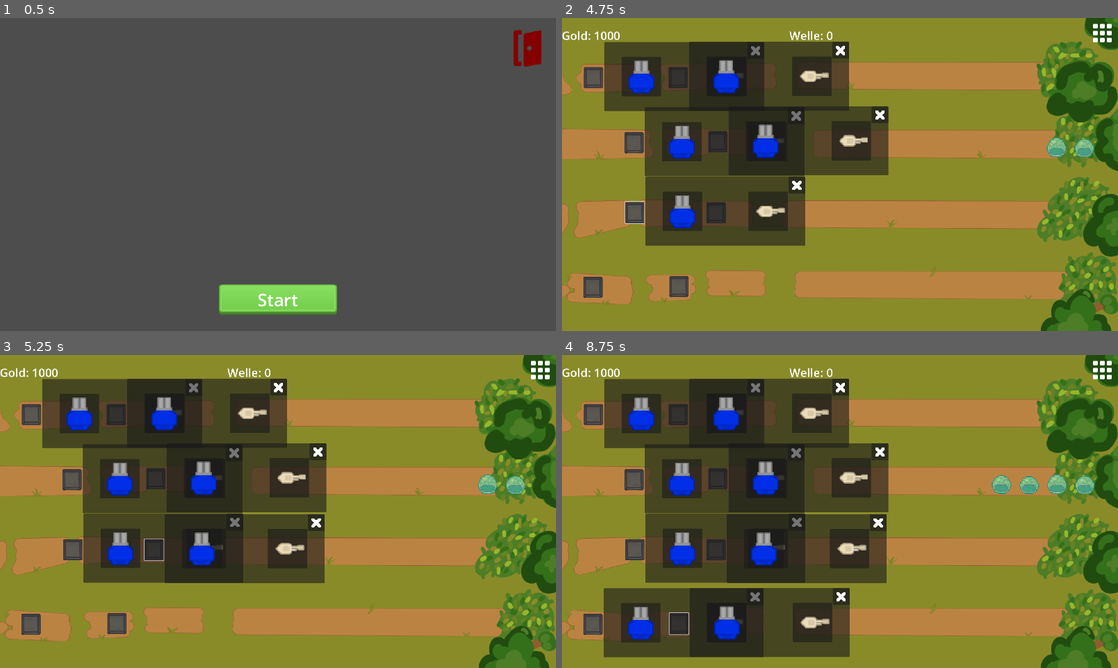
Above: before the commit, frames 1-4 (two rows, left to right).
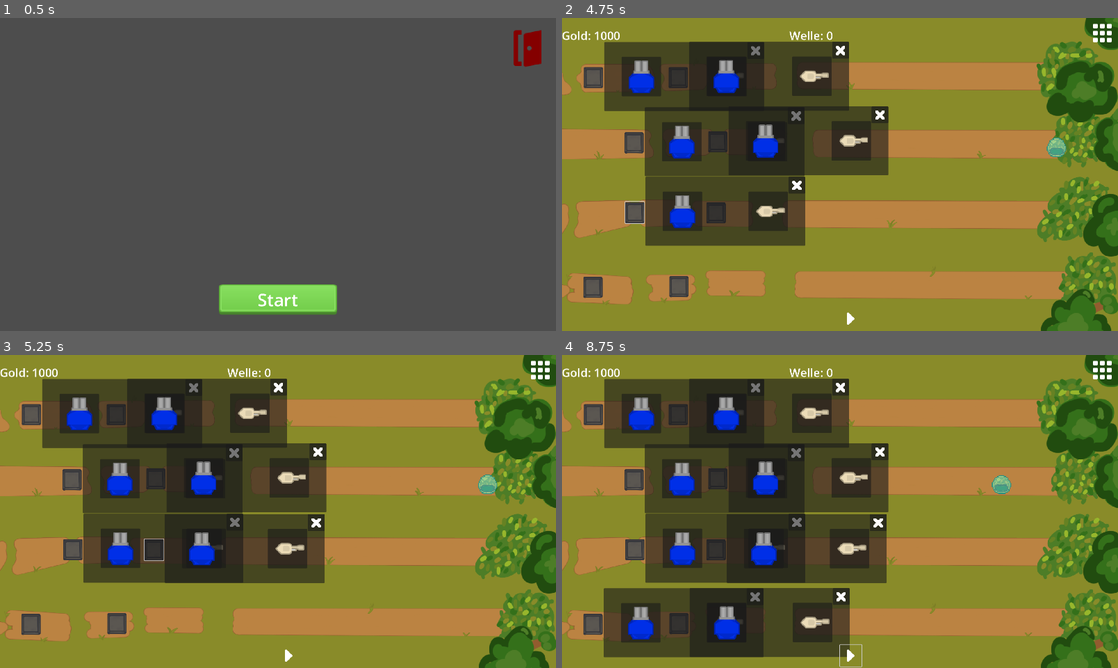
Above: after the commit, the same moments.

Repository: Silas-D/Startprojekt-SM5
Game: Godot game, scene res://Game/UI/mainmenu/main_menu.tscn
Same seed, same stepped clock (60 frames per second), same inputs: the game is played once before the commit and once after it.
Inputs (mouse positions are in pixels of both pictures, inside the frame that each line leads up to):
- Up to frame 1 (0.5 s): no input
- Up to frame 2 (4.75 s): click "Start" at 0.5 s; click (595, 77) at 1.25 s; click (678, 77) at 2 s; click (634, 143) at 2.75 s; click (717, 143) at 3.5 s; click (634, 212) at 4.25 s
- Up to frame 3 (5.25 s): click (155, 549) at 5 s
- Up to frame 4 (8.75 s): click (595, 624) at 5.75 s; click (678, 624) at 6.5 s; click (851, 655) at 7.27 s; click (851, 655) at 8.02 s

Frame 1 is identical in both runs. In frame 2, 0.2% of the frame differs, in the area x 51-96%, y 38-98%; in frame 3, 0.2%; in frame 4, 0.6%, in the area x 19-96%, y 38-100%.

Commit message:
Rundenstart Button hinzugefuegt

Diff:
--- a/Game/main.gd
+++ b/Game/main.gd
@@ -14,6 +14,7 @@
 var randomSecondPath = next2randomPath(randomStartPath)
 var randomThirdPath = next3randomPath(randomStartPath, randomSecondPath)
 var randomFourthPath = 10 - randomStartPath - randomSecondPath - randomThirdPath
+var waveDone = true
 
 func _ready():
 	map_node1 = get_node("Map/Path1")
@@ -29,6 +30,12 @@
 	if Input.is_action_just_pressed("Pause"):
 		pauseMenu();
 
+
+func _on_next_wave_pressed():
+	if waveDone:
+		waveDone = false
+		start_next_wave()
+
 ##
 ## Wave Functions
 ##
@@ -39,7 +46,8 @@
 	await get_tree().create_timer(2).timeout ##padding
 
 	spawn_enemies(wave_data)
-	start_next_wave()
+	current_wave += 1
+	#start_next_wave()
 
 func retrieve_wave_data():
 	# -> Array
@@ -70,7 +78,7 @@
 	else:
 		wave_data = [["slime_3", 1], ["slime_6", 1]]
 	# : Array
-	current_wave += 1
+	#current_wave += 1
 	enemies_in_wave = wave_data.size()
 	return wave_data
 
@@ -117,6 +125,9 @@
 				map_node4.add_child(checkSlime(i[0]))
 		await get_tree().create_timer(i[1]).timeout
 
+		await get_tree().create_timer(10).timeout
+		waveDone = true
+
 func checkSlime(slime):
 	var new_enemy
 	if slime == "slime_1":
@@ -146,6 +157,10 @@
 func _on_pause_button_pressed():
 	pauseMenu();
 
+func _on_area_2d_body_entered(body):
+	#Game Over Funktion
+	pass
+
 func next2randomPath(existingPath):
 	var secActivePath = rng.randi_range(1, 4)
 	while secActivePath == existingPath:
--- a/Game/main.tscn
+++ b/Game/main.tscn
@@ -15,7 +15,11 @@
 [ext_resource type="Script" path="res://Game/UI/Kaufmenu/Button6.gd" id="14_hsmw4"]
 [ext_resource type="Script" path="res://Game/UI/Kaufmenu/Button7.gd" id="15_3gsyx"]
 [ext_resource type="Script" path="res://Game/UI/Kaufmenu/Button8.gd" id="16_hi6k0"]
+[ext_resource type="Texture2D" uid="uid://6jog3wp43utg" path="res://Game/Assets/UI/forward.png" id="17_8lbx5"]
 [ext_resource type="PackedScene" uid="uid://cemg8afkqteqr" path="res://Game/UI/Money/hud.tscn" id="17_l81qk"]
+
+[sub_resource type="RectangleShape2D" id="RectangleShape2D_oga75"]
+size = Vector2(106, 1114)
 
 [node name="Main" type="Node2D"]
 script = ExtResource("1_66rgv")
@@ -611,6 +615,22 @@
 icon = ExtResource("11_wognc")
 
 [node name="HUD" parent="." instance=ExtResource("17_l81qk")]
+
+[node name="Area2D" type="Area2D" parent="."]
+
+[node name="CollisionShape2D" type="CollisionShape2D" parent="Area2D"]
+position = Vector2(-53, 540)
+shape = SubResource("RectangleShape2D_oga75")
+
+[node name="NextWave" type="Button" parent="."]
+offset_left = 960.0
+offset_top = 1000.0
+offset_right = 1035.0
+offset_bottom = 1075.0
+pivot_offset = Vector2(37, 37)
+icon = ExtResource("17_8lbx5")
+flat = true
+expand_icon = true
 
 [connection signal="pressed" from="PauseButton" to="." method="_on_pause_button_pressed"]
 [connection signal="pressed" from="Kaufmenu/Button1" to="Kaufmenu/Button1" method="_on_pressed"]
@@ -645,3 +665,5 @@
 [connection signal="pressed" from="Kaufmenu/Button8/Panel42/Button Tower 1" to="Kaufmenu/Button8" method="_on_button_tower_1_pressed"]
 [connection signal="pressed" from="Kaufmenu/Button8/Panel42/Button Tower 2" to="Kaufmenu/Button8" method="_on_button_tower_2_pressed"]
 [connection signal="pressed" from="Kaufmenu/Button8/Panel42/Close Button" to="Kaufmenu/Button8" method="_on_close_button_pressed"]
+[connection signal="body_entered" from="Area2D" to="." method="_on_area_2d_body_entered"]
+[connection signal="pressed" from="NextWave" to="." method="_on_next_wave_pressed"]
Not shown: 1 places in Game/main.tscn that only renumber resources
